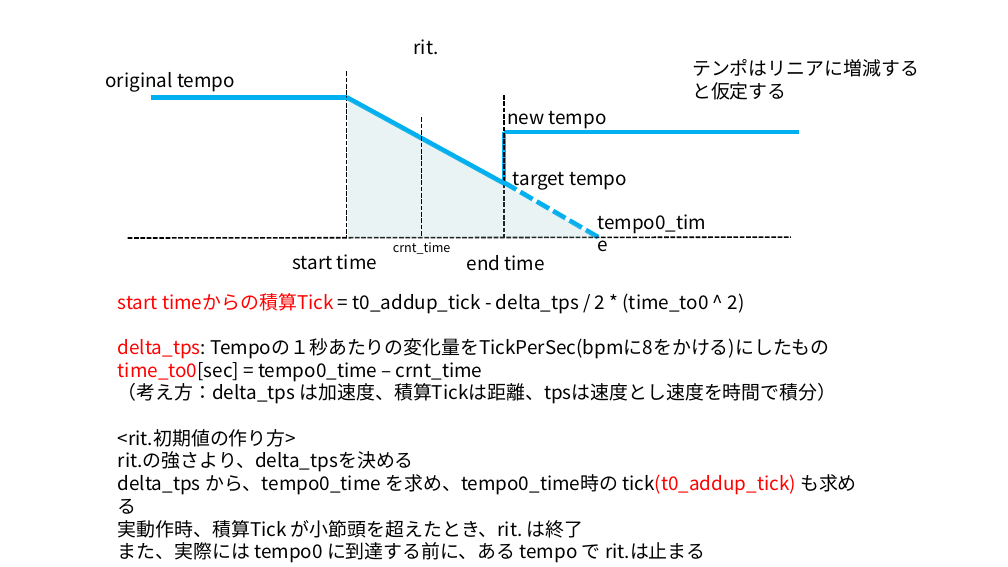
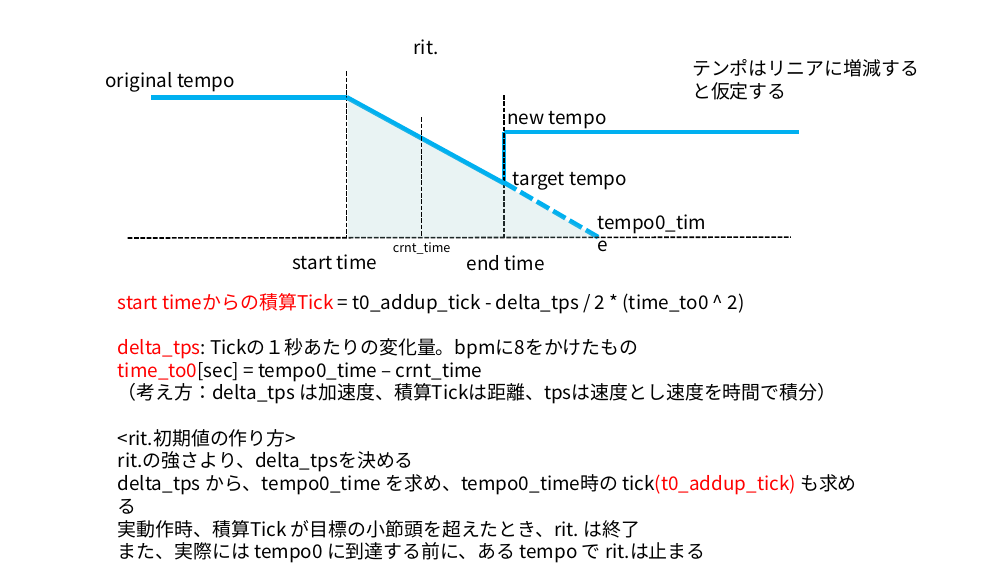
Before and after one commit to hasebems/Loopian_Rust, a slide deck: slide 8 of doc/design.pptx. Drawn at 1008x567 pixels with LibreOffice and Linux fonts; fonts in the diff are those of the drawing. Boxes give left, top, right and bottom in pixels: in the first picture for what was removed or moved away, otherwise in the second. Text is boxed around its words. In the diff, an @@ line names an element or a change of style, - is before the commit and + after.

Commit message:
ritを複数小節かける機能追加

```diff
--- a/doc/design.pptx
+++ b/doc/design.pptx
@@ text at <box>118,293,745,359</box>: text changed @@
-start timeからの積算Tick = t0_addup_tick - delta_tps / 2 * (time_to0 ^ 2)
-delta_tps: Tempoの１秒あたりの変化量をTickPerSec(bpmに8をかける)にしたもの
+start timeからの積算Tick = t0_addup_tick - delta_tps / 2 * (time_to0 ^ 2)
+delta_tps: Tickの１秒あたりの変化量。bpmに8をかけたもの
@@ text at <box>118,520,640,538</box>: text changed @@
-実動作時、積算Tick が小節頭を超えたとき、rit. は終了
+実動作時、積算Tick が目標の小節頭を超えたとき、rit. は終了
```
Also in this commit, not shown: 5 other files.
